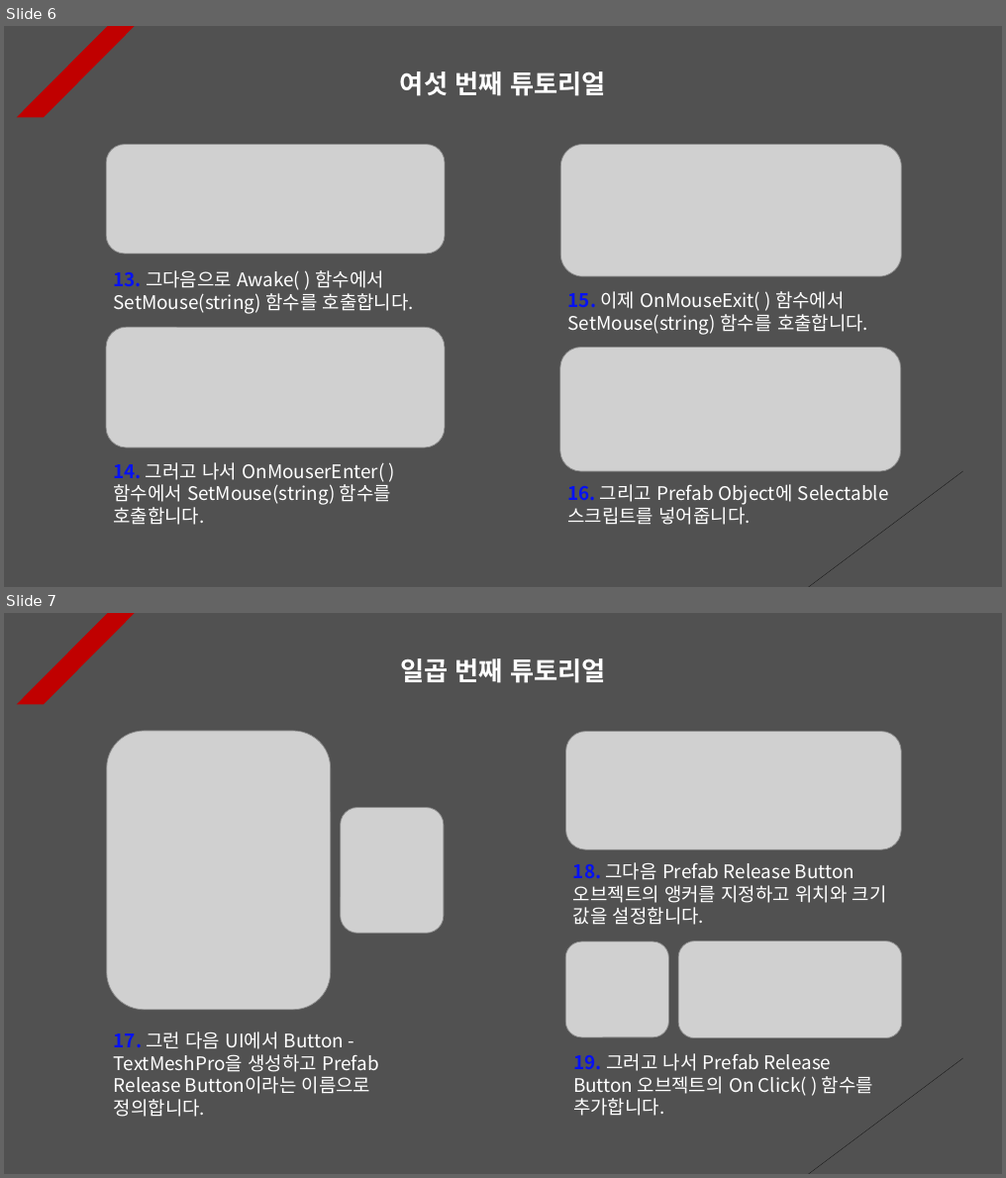
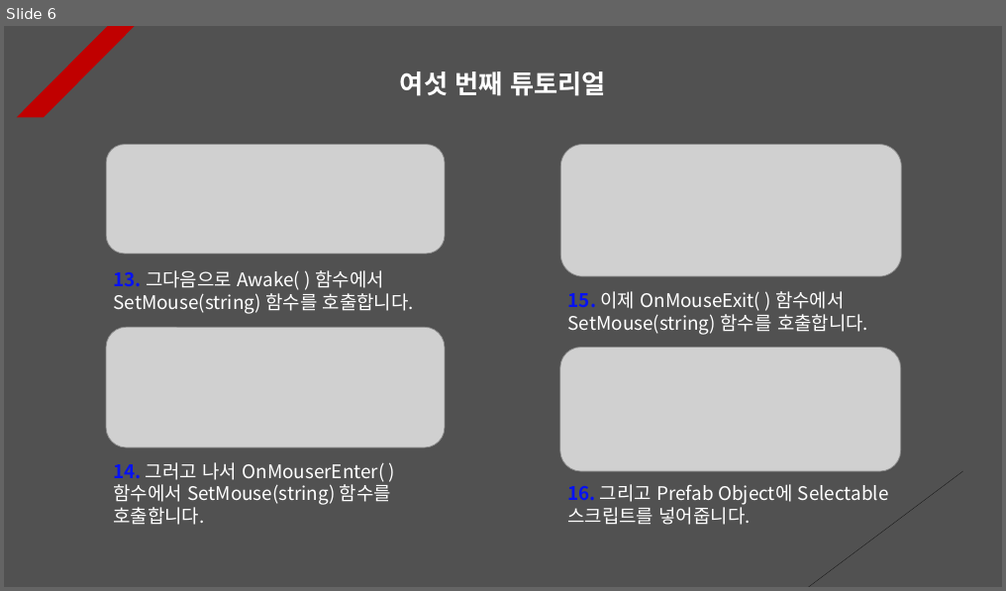
Before and after one commit to Unity2033/3D-UnityEngine, a slide deck: Assets/Prefab System/PPT Data/Prefab System Example.pptx. Shown one above the other, each under a label of ours: slides 6 and 7 before the commit, slide 6 after it. The pictures are 1006x1178 and 1006x591 pixels, drawn with LibreOffice and Linux fonts; fonts in the diff are those of the drawing; grey boxes stand for pictures. Boxes give left, top, right and bottom in pixels: in the first picture for what was removed or moved away, otherwise in the second. Text is boxed around its words. In the diff, an @@ line names an element or a change of style, - is before the commit and + after.

Commit message:
Prefab System Tutorial Renewal
- Added a system to break async
  when the game ends

- Creating game objects using
  asynchrony

- Each PPT data update

- Delete resource data

```diff
--- a/Assets/Prefab System/PPT Data/Prefab System Example.pptx
+++ b/Assets/Prefab System/PPT Data/Prefab System Example.pptx
@@ slide 7 removed at box(4, 613, 1002, 1174), background #515151; not listed: 2 template elements that a slide beside it also shows @@
@@ text removed at box(400, 659, 605, 683) @@
-일곱 번째 튜토리얼
@@ picture removed at box(107, 731, 331, 1010) @@
@@ picture removed at box(566, 731, 902, 850) @@
@@ picture removed at box(341, 808, 444, 934) @@
@@ text removed at box(573, 862, 887, 925) @@
-18. 그다음 Prefab Release Button 오브젝트의 앵커를 지정하고 위치와 크기 값을 설정합니다.
@@ picture removed at box(565, 942, 668, 1038) @@
@@ picture removed at box(678, 942, 902, 1039) @@
@@ text removed at box(114, 1032, 379, 1117) @@
-17. 그런 다음 UI에서 Button - TextMeshPro을 생성하고 Prefab Release Button이라는 이름으로 정의합니다.
@@ text removed at box(573, 1054, 873, 1116) @@
-19. 그러고 나서 Prefab Release Button 오브젝트의 On Click( ) 함수를 추가합니다.
```
Also in this commit, not shown: 10 other files.
